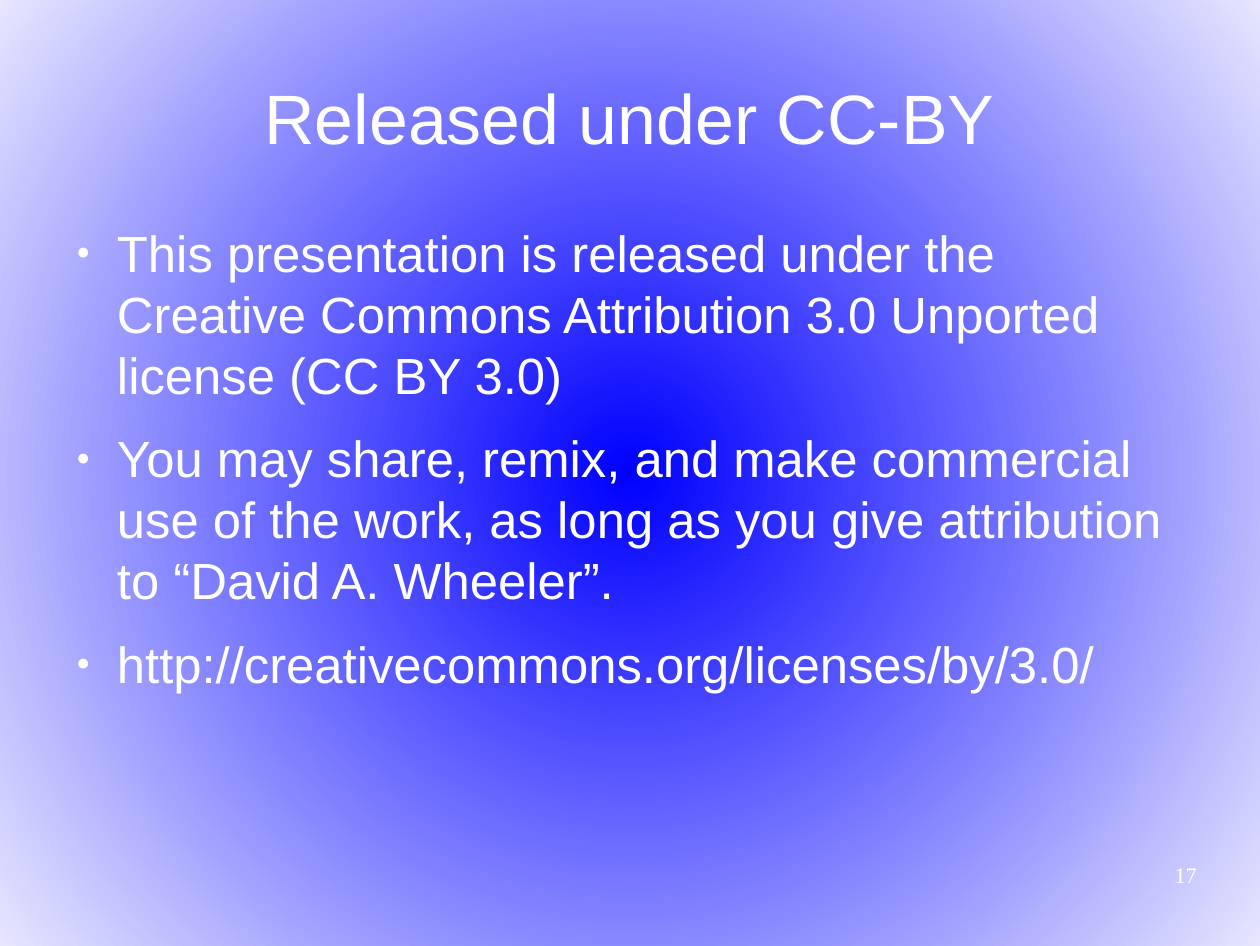
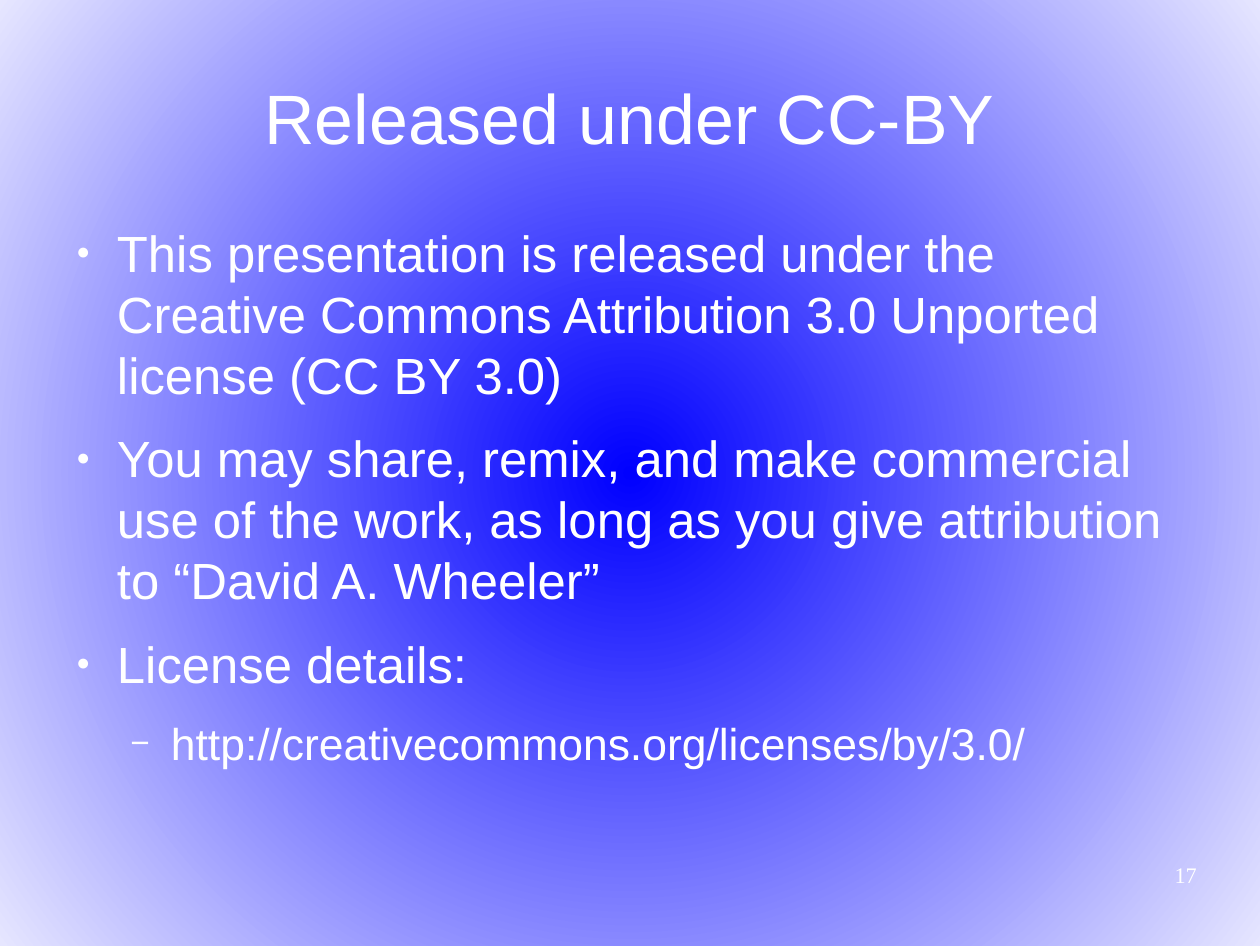
Before and after one commit to martin12333/Readable-Lisp-S-expressions, a slide deck: slide 17 of readable-s-expressions.odp. Drawn at 1260x946 pixels with LibreOffice and Linux fonts; fonts in the diff are those of the drawing. Boxes give left, top, right and bottom in pixels: in the first picture for what was removed or moved away, otherwise in the second. Text is boxed around its words. In the diff, an @@ line names an element or a change of style, - is before the commit and + after.

```diff
--- a/readable-s-expressions.odp
+++ b/readable-s-expressions.odp
@@ text at (117,437,1161,684): text changed @@
-● You may share, remix, and make commercial use of the work, as long as you give attribution to “David A. Wheeler”.
+● You may share, remix, and make commercial use of the work, as long as you give attribution to “David A. Wheeler”
+● License details:
@@ text at (171,725,1025,769): size 32 to 28 pt in "http://creativecommons.org/licenses/by/3.0/"; bullet ● to −; list level 1 to 2 in "http://creativecommons.org/licenses/by/3.0/" @@
```
Also in this commit, not shown: 13 other slides changed.
